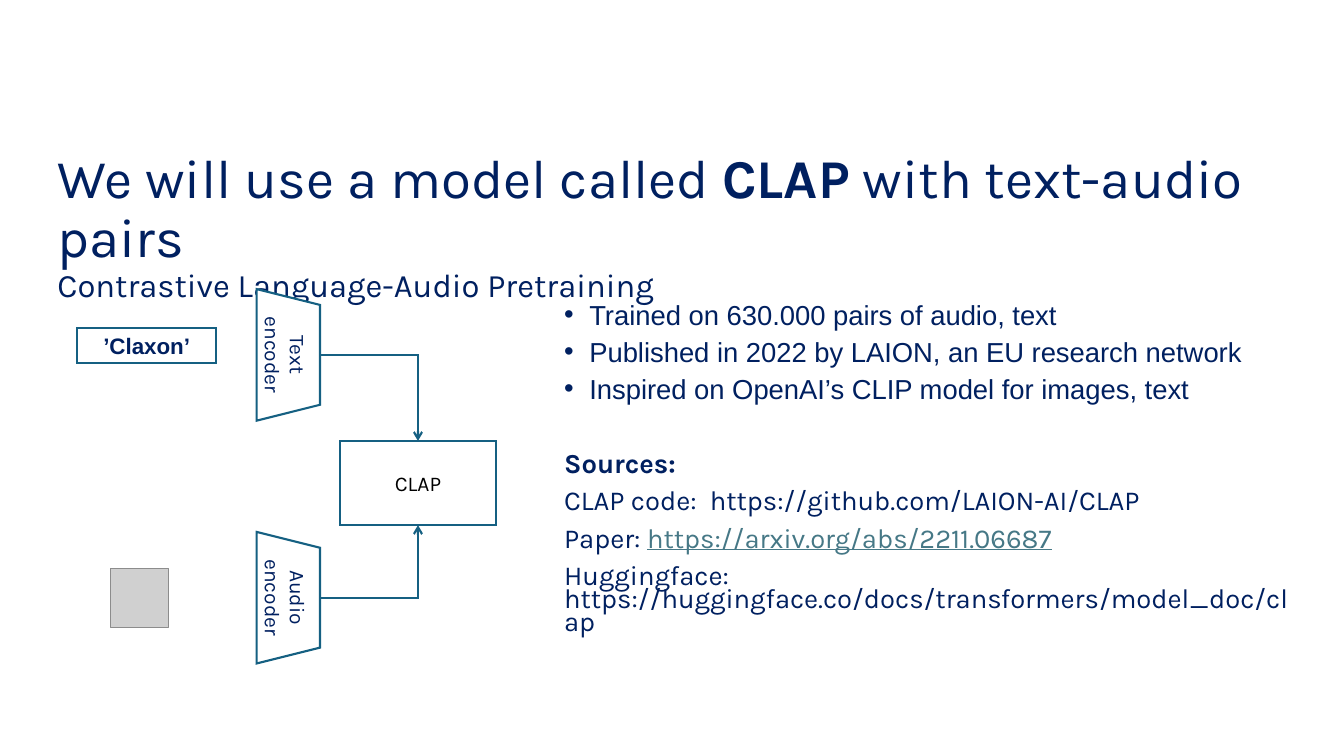
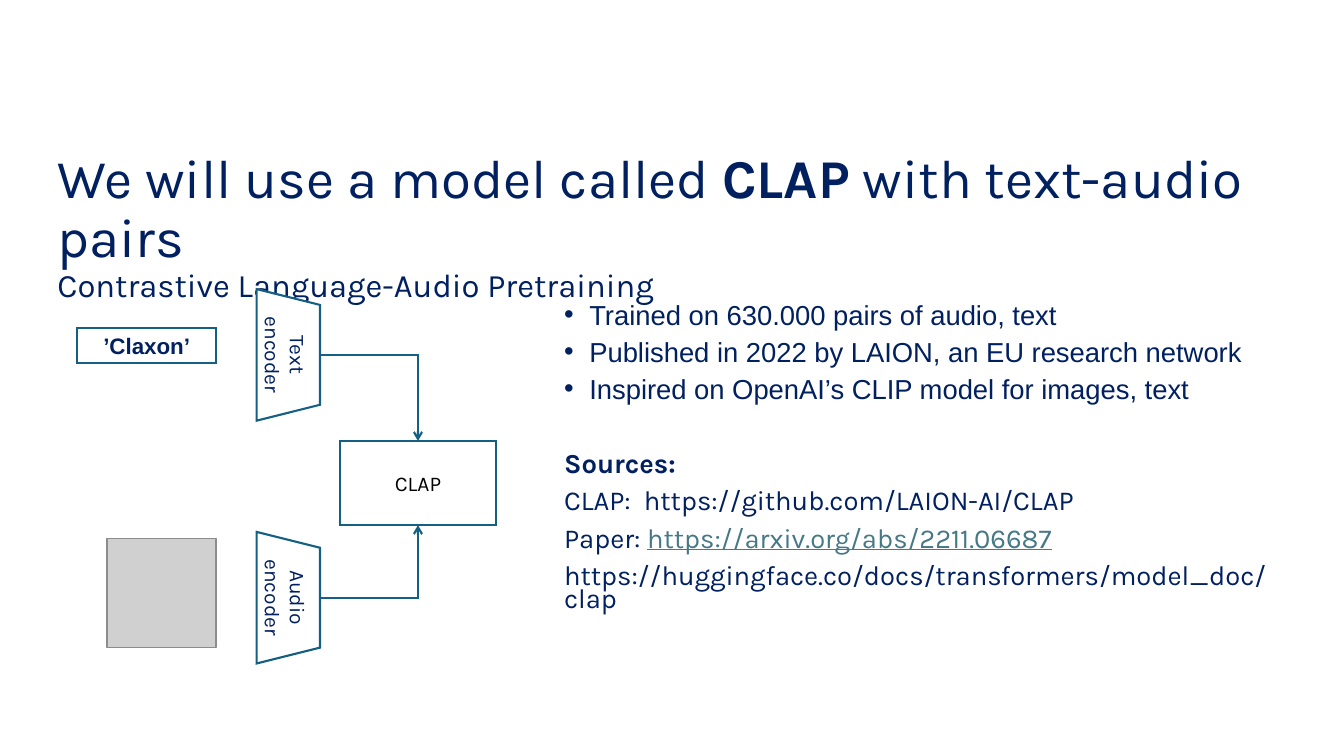
Before and after one commit to MichielBontenbal/run_CLAP, a slide deck: slide 7 of images/CLAP_preso.pptx (slide 6 before the commit). Drawn at 1344x756 pixels with LibreOffice and Linux fonts; fonts in the diff are those of the drawing; grey boxes stand for pictures. Boxes give left, top, right and bottom in pixels: in the first picture for what was removed or moved away, otherwise in the second. Text is boxed around its words. In the diff, an @@ line names an element or a change of style, - is before the commit and + after.

```diff
--- a/images/CLAP_preso.pptx
+++ b/images/CLAP_preso.pptx
@@ text at <box>564,490,1074,517</box>: text changed @@
-CLAP code: https://github.com/LAION-AI/CLAP
+CLAP: https://github.com/LAION-AI/CLAP
@@ picture added at <box>107,538,216,647</box> @@
@@ picture removed at <box>110,569,168,627</box> @@
@@ text at <box>564,565,1266,615</box>: text changed @@
-Huggingface: https://huggingface.co/docs/transformers/model_doc/clap
+https://huggingface.co/docs/transformers/model_doc/clap
```
Also in this commit, not shown: 4 other slides changed, 1 slide added, 1 other file.
